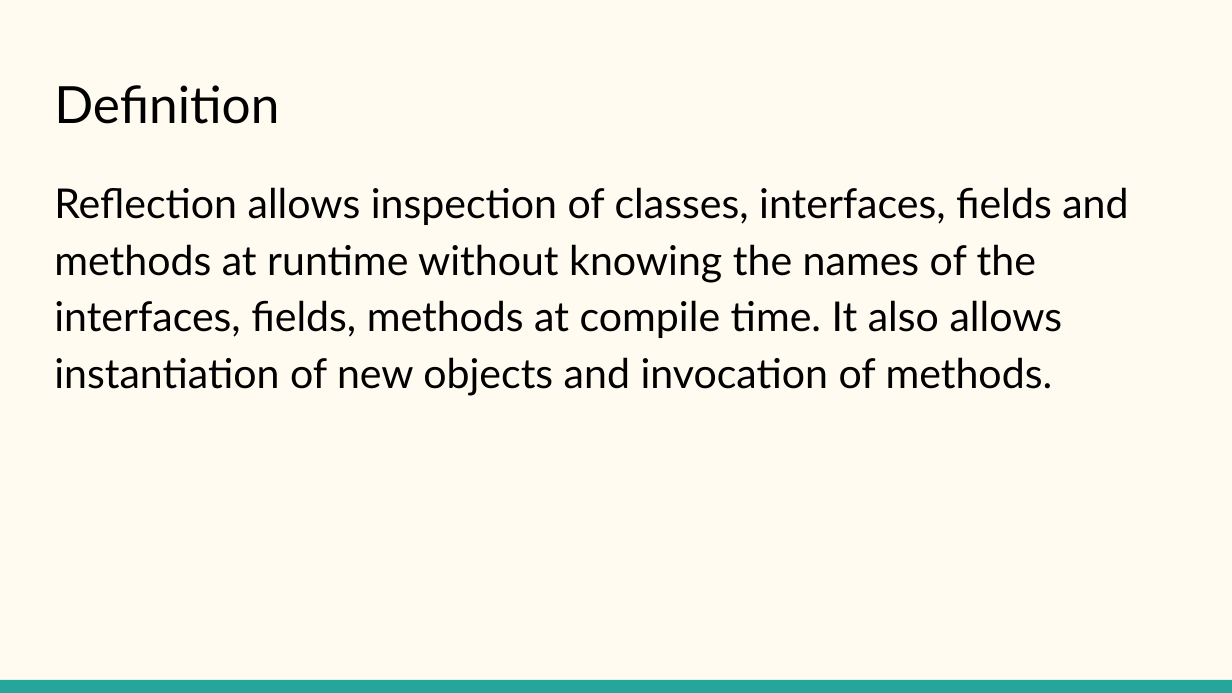
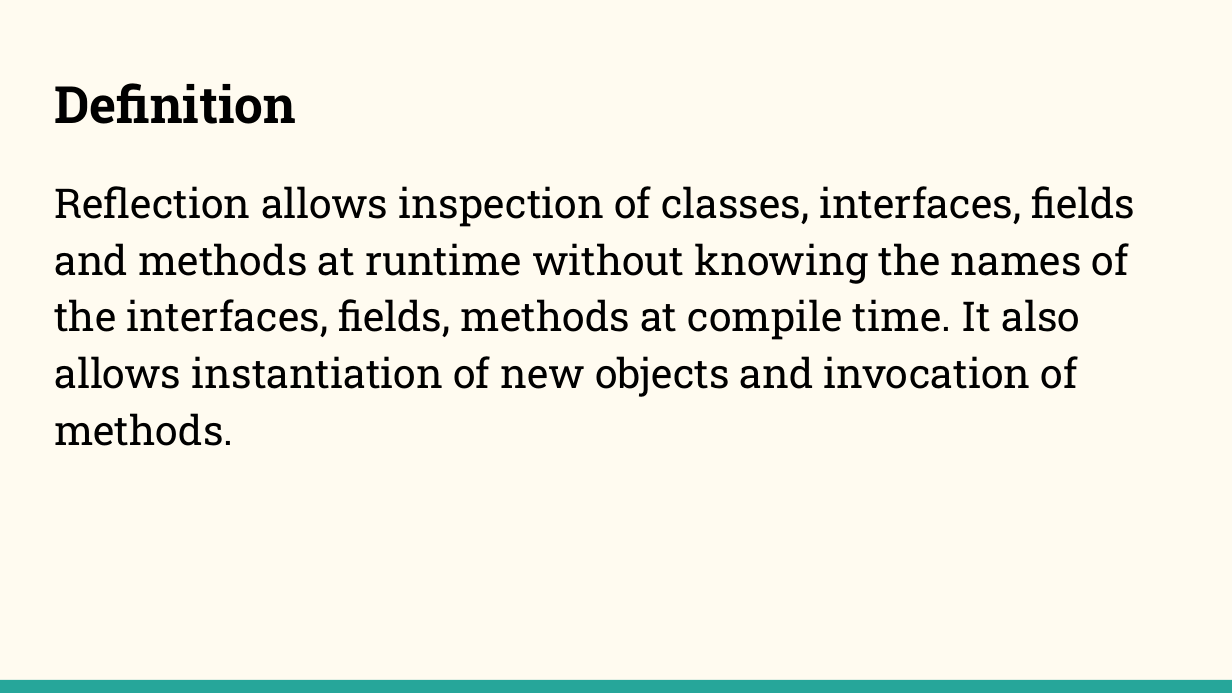
Before and after one commit to NehalPatel/Reflection, a slide deck: slide 2 of Reflection.pptx. Drawn at 1232x693 pixels with LibreOffice and Linux fonts; fonts in the diff are those of the drawing. Boxes give left, top, right and bottom in pixels: in the first picture for what was removed or moved away, otherwise in the second. Text is boxed around its words. In the diff, an @@ line names an element or a change of style, - is before the commit and + after.

```diff
--- a/Reflection.pptx
+++ b/Reflection.pptx
@@ title "Definition" at (54,83,296,124): font Lato to Roboto Slab, bold on @@
@@ text "Reflection allows inspection of classes, ..." at (54,186,1136,446): font Lato to Roboto Slab @@
```
Also in this commit, not shown: 1 other slide changed, 8 slides added, 8 slides removed, 7 other files.
